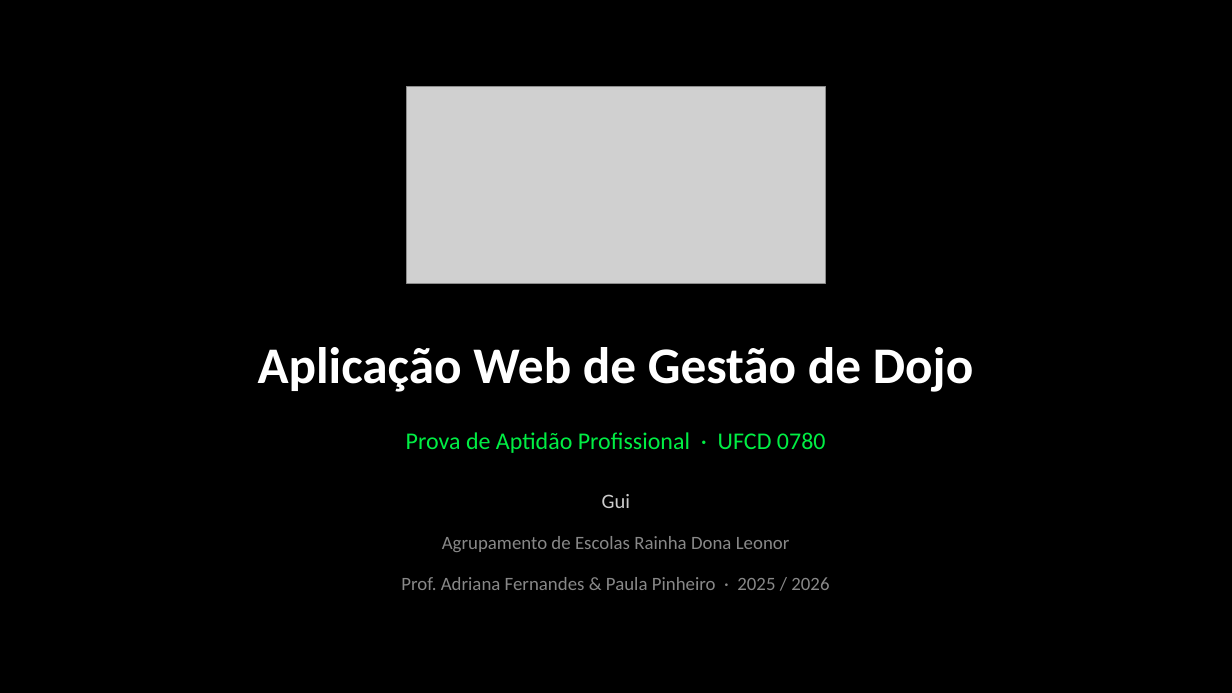
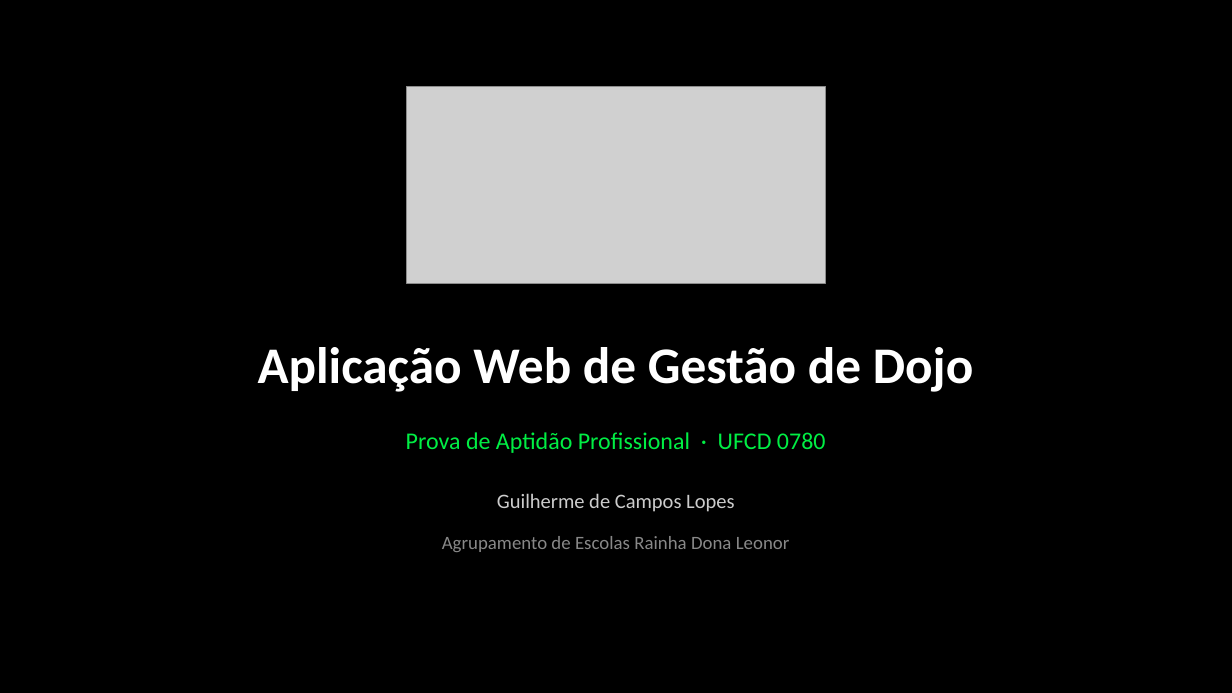
Before and after one commit to GuilhermeLopesMMA/LopesFightAcademy, a slide deck: slide 1 of LFA.pptx. Drawn at 1232x693 pixels with LibreOffice and Linux fonts; fonts in the diff are those of the drawing; grey boxes stand for pictures. Boxes give left, top, right and bottom in pixels: in the first picture for what was removed or moved away, otherwise in the second. Text is boxed around its words. In the diff, an @@ line names an element or a change of style, - is before the commit and + after.

```diff
--- a/LFA.pptx
+++ b/LFA.pptx
@@ text at box(497, 493, 734, 512): text changed @@
-Gui
+Guilherme de Campos Lopes
@@ text removed at box(401, 577, 829, 590) @@
-Prof. Adriana Fernandes & Paula Pinheiro · 2025 / 2026
```
Also in this commit, not shown: 7 other slides changed, 1 slide added, 2 slides removed.
